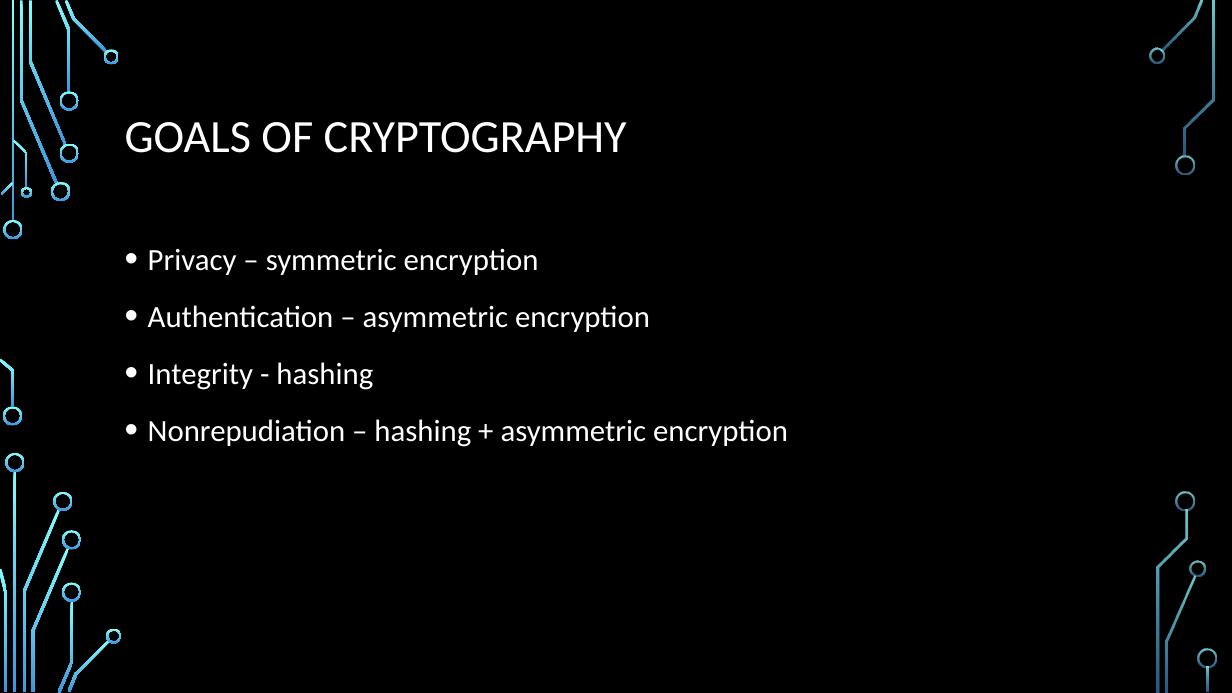
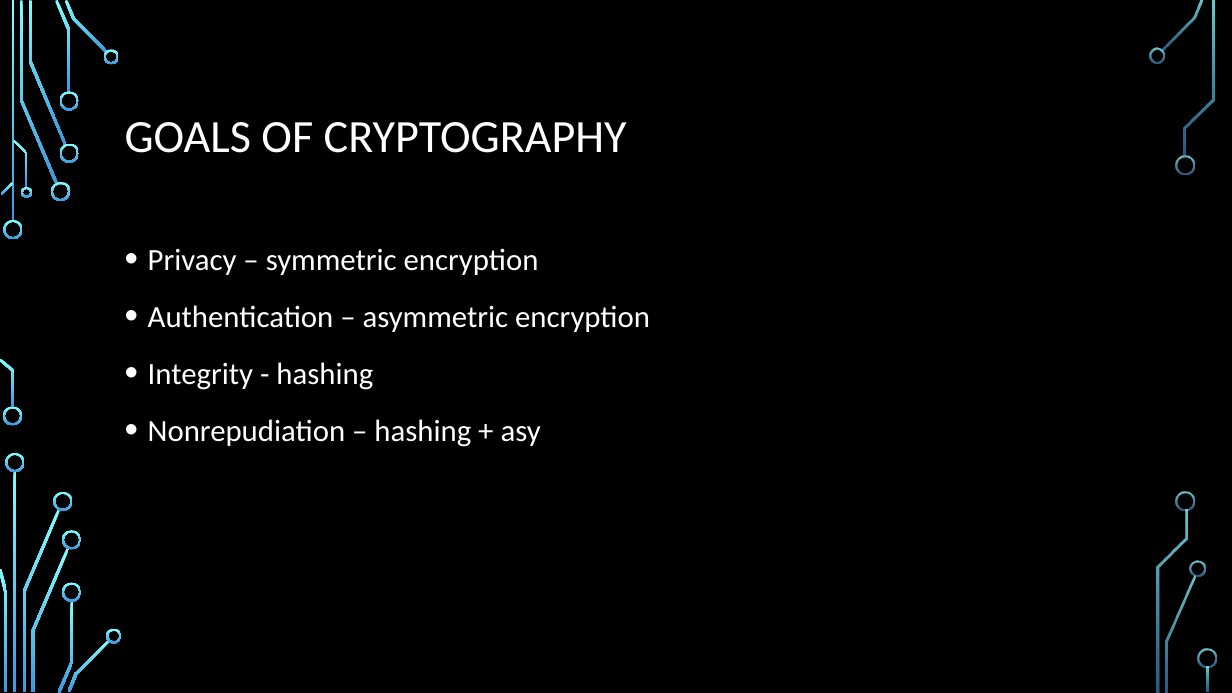
Before and after one commit to edmug/Meetup-2019-02-26, a slide deck: slide 35 of intro-to-cryptography.pptx. Drawn at 1232x693 pixels with LibreOffice and Linux fonts; fonts in the diff are those of the drawing; background and template pictures are left out. Boxes give left, top, right and bottom in pixels: in the first picture for what was removed or moved away, otherwise in the second. Text is boxed around its words. In the diff, an @@ line names an element or a change of style, - is before the commit and + after.

```diff
--- a/intro-to-cryptography.pptx
+++ b/intro-to-cryptography.pptx
@@ text at (148,419,541,447): text changed @@
-• Nonrepudiation – hashing + asymmetric encryption
+• Nonrepudiation – hashing + asy
```
Also in this commit, not shown: 1 other slide changed, 1 other file.
